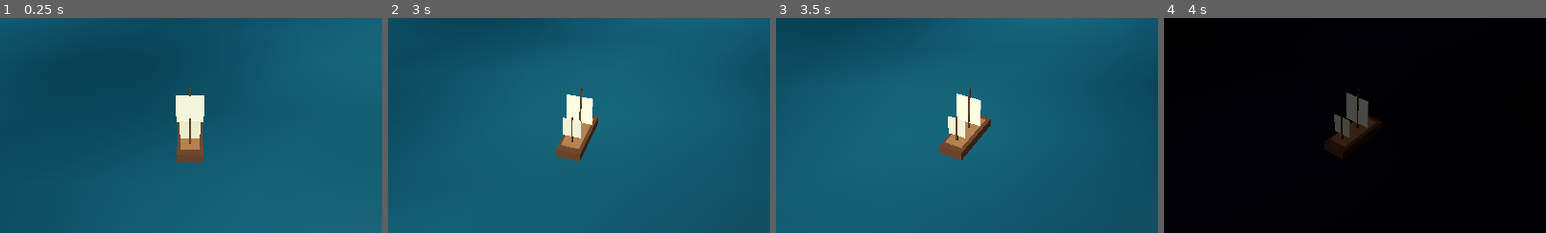
Above: before the commit, frames 1-4 (left to right).
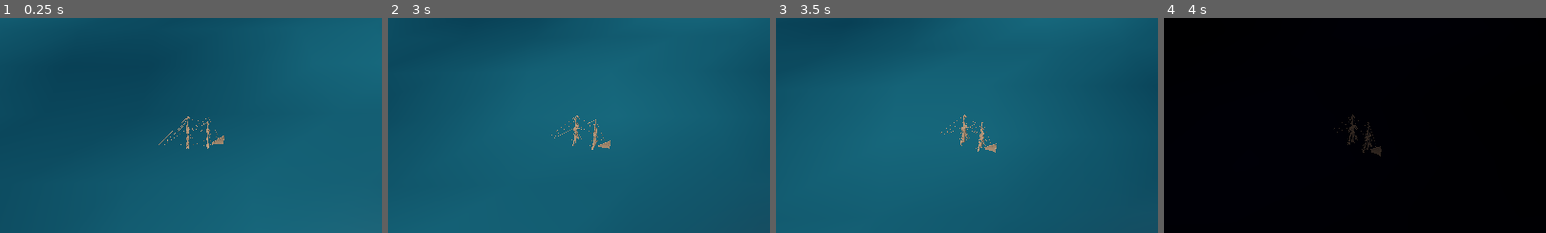
Above: after the commit, the same moments.

Repository: maillunex-lang/ocean-lords-online
Game: Godot game, scene res://scenes/main.tscn
The game is run twice, just before and just after one commit, with the same random seed, the same clock (stepped at 60 frames per second) and the same inputs.
Inputs (mouse positions are % of the whole screen's width and height, from its top left):
- Up to frame 1 (0.25 s): no input
- Up to frame 2 (3 s): click "☾ Ночь" at 0.5 s; click "☀ День" at 1.25 s; tap Enter at 2 s; move the mouse to (72, 45) at 2.02 s; hold Right (ui_right) 2.03-2.75 s; tap N at 2.1 s; click (72, 45) at 2.17 s; drag from (30, 55) to (45, 70) at 2.77 s
- Up to frame 3 (3.5 s): no input
- Up to frame 4 (4 s): move the mouse to (60, 28) at 3.52 s; hold Right (ui_right) from 3.53 s (still down); tap N at 3.6 s
The pictures show only the part of the screen within x 25-75%, y 25-75%; the shares and areas given below are measured in that part.

The runs differ from the first frame. In frame 1, 2.4% of the frame differs, in the area x 41-59%, y 32-68%; in frame 2, 2.4%; in frame 3, 2.5%, in the area x 42-58%, y 32-67%; in frame 4, 2.0%.

Commit message:
feat: integrate Meshy brigantine with mobile LODs, tests and Android export

Diff:
--- a/project.godot
+++ b/project.godot
@@ -18,3 +18,7 @@
 renderer/rendering_method.mobile="gl_compatibility"
 textures/default_filters/use_nearest_mipmap_filter=false
 environment/defaults/default_clear_color=Color(0.05, 0.16, 0.22, 1)
+
+[rendering/textures]
+
+vram_compression/import_etc2_astc=true
--- a/scripts/main.gd
+++ b/scripts/main.gd
@@ -27,7 +27,14 @@
 const WAVE_SPEED := 0.75
 var ocean_time: float = 0.0
 var ship_visual: Node3D
-const MESHY_SHIP_PATH := "res://assets/ships/meshy_brigantine.glb"
+const MESHY_LOD_PATHS := [
+    "res://assets/ships/brigantine_lod0.glb",
+    "res://assets/ships/brigantine_lod1.glb",
+    "res://assets/ships/brigantine_lod2.glb"
+]
+const LOD_DISTANCES := [45.0, 90.0]
+var ship_lod_nodes: Array[Node3D] = []
+var active_ship_lod: int = -1
 var current_heel: float = 0.0
 
 const MAX_SPEED := 12.0
@@ -107,25 +114,61 @@
 	_make_box(ship, Vector3(2.3, 2.6, 0.09), Vector3(0, 3.0, -0.45), Color(0.88, 0.84, 0.71))
 	_make_box(ship, Vector3(0.13, 2.8, 0.13), Vector3(0, 2.15, 1.6), Color(0.31, 0.18, 0.1))
 	_make_box(ship, Vector3(1.6, 1.7, 0.09), Vector3(0, 2.5, 1.6), Color(0.85, 0.8, 0.67))
+	_try_load_meshy_ship()
 
 func _try_load_meshy_ship() -> void:
-	# The actual Meshy GLB is not in GitHub yet. Keep a working fallback.
-	if not ResourceLoader.exists(MESHY_SHIP_PATH):
-		return
-	var resource: Resource = load(MESHY_SHIP_PATH)
-	if not resource is PackedScene:
-		push_warning("Meshy ship GLB did not import as PackedScene.")
-		return
-	var model: Node = (resource as PackedScene).instantiate()
-	if not model is Node3D:
-		model.queue_free()
-		push_warning("Meshy ship GLB has no Node3D root.")
-		return
-	# Meshy models can have arbitrary size/orientation. Adjust after GLB audit.
+	# All LODs are imported and cached once; visibility changes cost no IO.
+	for path in MESHY_LOD_PATHS:
+		if not ResourceLoader.exists(path):
+			push_warning("Brigantine LOD missing: " + path)
+			return
+	var imported: Array[Node3D] = []
+	for path in MESHY_LOD_PATHS:
+		var resource: Resource = load(path)
+		if not resource is PackedScene:
+			push_warning("Invalid brigantine GLB: " + path)
+			for node in imported:
+				node.queue_free()
+			return
+		var model: Node = (resource as PackedScene).instantiate()
+		if not model is Node3D:
+			model.queue_free()
+			for node in imported:
+				node.queue_free()
+			return
+		imported.append(model as Node3D)
 	for child in ship_visual.get_children():
 		child.queue_free()
-	ship_visual.add_child(model)
-	(model as Node3D).position = Vector3.ZERO
+	# The old primitive sails were direct ship children, not part of ship_visual.
+	for child in ship.get_children():
+		if child != ship_visual:
+			child.queue_free()
+	for model in imported:
+		ship_visual.add_child(model)
+		model.visible = false
+	ship_lod_nodes = imported
+	_set_ship_lod(0)
+
+
+func _set_ship_lod(index: int) -> void:
+	if ship_lod_nodes.is_empty() or index == active_ship_lod:
+		return
+	active_ship_lod = clampi(index, 0, ship_lod_nodes.size() - 1)
+	for i in range(ship_lod_nodes.size()):
+		ship_lod_nodes[i].visible = i == active_ship_lod
+
+
+func _update_ship_lod() -> void:
+	if ship_lod_nodes.is_empty() or camera == null:
+		return
+	var distance: float = camera.global_position.distance_to(ship.global_position)
+	var wanted := 0
+	if distance > LOD_DISTANCES[1]:
+		wanted = 2
+	elif distance > LOD_DISTANCES[0]:
+		wanted = 1
+	_set_ship_lod(wanted)
+
 
 func _create_camera() -> void:
 	camera = Camera3D.new()
@@ -227,6 +270,7 @@
 	_update_ship_buoyancy(delta)
 	hud.text = "OCEAN LORDS ONLINE  |  %.1f kn  |  Sails %d%%" % [speed, roundi(throttle * 100)]
 	_update_camera(delta)
+	_update_ship_lod()
 
 func _wave_height_at(pos: Vector3, t: float) -> float:
 	var a := (pos.x * 0.87 + pos.z * 0.49) * WAVE_SCALE + t * WAVE_SPEED
--- /dev/null
+++ b/tests/test_ship_lod.gd
@@ -0,0 +1,43 @@
+extends SceneTree
+
+func _initialize() -> void:
+    call_deferred("_run")
+
+func _run() -> void:
+    var packed: PackedScene = load("res://scenes/main.tscn")
+    assert(packed != null, "Main scene missing")
+    var scene: Node = packed.instantiate()
+    root.add_child(scene)
+    await process_frame
+    assert(scene.ship_lod_nodes.size() == 3, "Expected 3 imported ship LODs")
+    var expected := [60000, 16000, 6494]
+    for i in range(3):
+        var mesh_instances: Array[MeshInstance3D] = []
+        _find_meshes(scene.ship_lod_nodes[i], mesh_instances)
+        assert(mesh_instances.size() > 0, "LOD mesh missing")
+        var faces := 0
+        for item in mesh_instances:
+            for surface in range(item.mesh.get_surface_count()):
+                faces += item.mesh.surface_get_array_index_len(surface) / 3
+        assert(absf(float(faces - expected[i])) < 100.0, "Wrong triangle count for LOD %d: %d" % [i, faces])
+        scene._set_ship_lod(i)
+        assert(scene.active_ship_lod == i, "LOD state incorrect")
+        for j in range(3):
+            assert(scene.ship_lod_nodes[j].visible == (j == i), "LOD visibility mismatch")
+    scene.camera.global_position = scene.ship.global_position + Vector3(0, 20, 30)
+    scene._update_ship_lod()
+    assert(scene.active_ship_lod == 0)
+    scene.camera.global_position = scene.ship.global_position + Vector3(0, 40, 55)
+    scene._update_ship_lod()
+    assert(scene.active_ship_lod == 1)
+    scene.camera.global_position = scene.ship.global_position + Vector3(0, 40, 110)
+    scene._update_ship_lod()
+    assert(scene.active_ship_lod == 2)
+    print("SHIP_LOD_TEST_PASS: 3 imported LODs, triangle counts, visibility and distances")
+    quit(0)
+
+func _find_meshes(node: Node, result: Array[MeshInstance3D]) -> void:
+    if node is MeshInstance3D:
+        result.append(node as MeshInstance3D)
+    for child in node.get_children():
+        _find_meshes(child, result)
Binary file added: assets/ships/brigantine_lod0.glb
Not shown, added: assets/ships/brigantine_lod0.glb.import
Binary file added: assets/ships/brigantine_lod1.glb
Not shown, added: assets/ships/brigantine_lod1.glb.import
Binary file added: assets/ships/brigantine_lod2.glb
Not shown, added: assets/ships/brigantine_lod2.glb.import
Not shown, changed: export_presets.cfg
